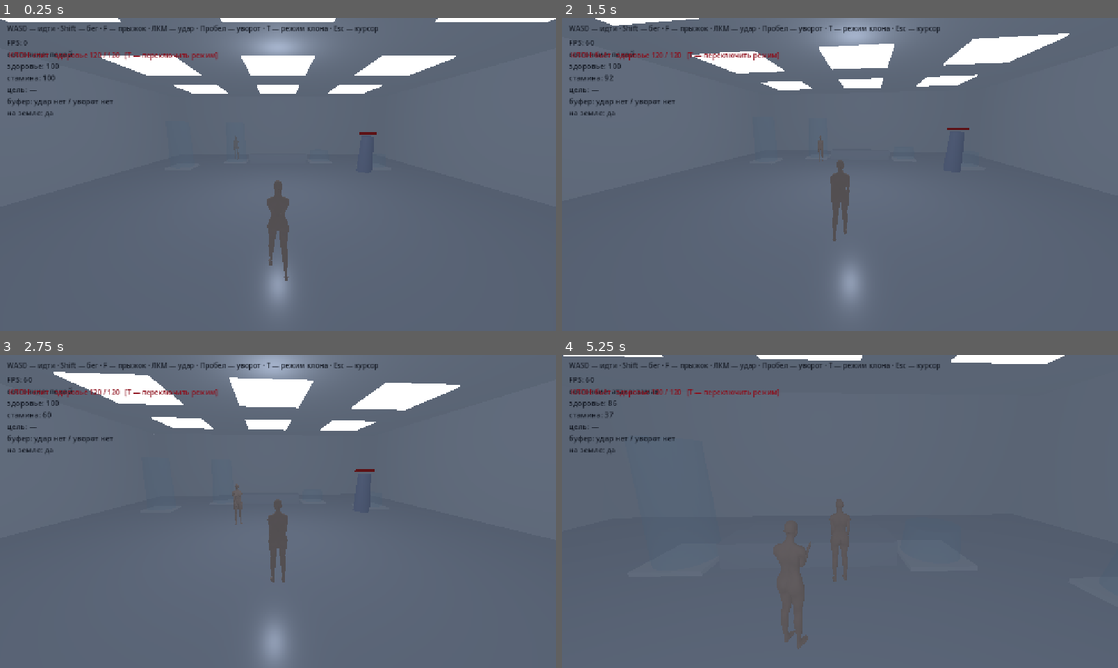
Above: before the commit, frames 1-4 (two rows, left to right).
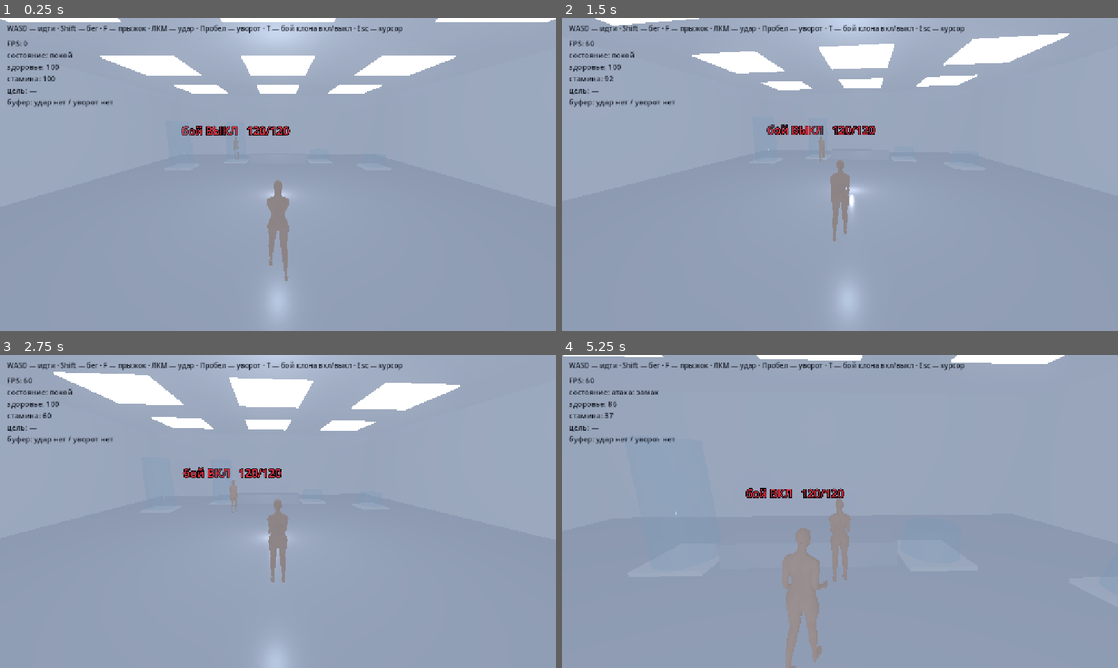
Above: after the commit, the same moments.

Repository: IAmStarhead/Project-Gene
Game: Godot game, scene res://scenes/main.tscn
The game is run twice, just before and just after one commit, with the same random seed, the same clock (stepped at 60 frames per second) and the same inputs.
Inputs (mouse positions are in pixels of both pictures, inside the frame that each line leads up to):
- Up to frame 1 (0.25 s): no input
- Up to frame 2 (1.5 s): move the mouse to (867, 174) at 0.52 s; press the mouse at (867, 174) at 0.53 s; hold W (move_forward) from 0.53 s (still down); tap F (jump) at 0.77 s; tap T (toggle_clone) at 0.8, 1.35 s; move the mouse to (812, 174) at 1.27 s; release the mouse at (812, 174) at 1.28 s
- Up to frame 3 (2.75 s): keep holding W (move_forward); tap F (jump) at 1.52 s; click (250, 511) at 1.55 s; move the mouse to (289, 505) at 2.02 s; press the mouse at (289, 505) at 2.03 s; tap T (toggle_clone) at 2.3 s
- Up to frame 4 (5.25 s): keep holding W (move_forward); move the mouse to (834, 517) at 2.77 s; release the mouse at (834, 517) at 2.78 s; tap Space (dodge) at 2.85 s; tap F (jump) at 3.02, 3.77, 4.52 s; click (834, 517) at 3.05 s; move the mouse to (878, 514) at 3.52 s; hold Shift (run) 3.53-4.28 s; tap T (toggle_clone) at 3.8, 4.35 s; move the mouse to (795, 508) at 4.27 s; click (795, 508) at 4.55 s; move the mouse to (845, 511) at 5.02 s; press the mouse at (845, 511) at 5.03 s

The runs differ from the first frame. In frame 1, 96% of the frame differs, in the area x 0-100%, y 0-100%; in frame 2, 96%; in frame 3, 95%; in frame 4, 99%.

Commit message:
Стойка живая, свет ярче с объёмом, клон вкл/выкл, столб убран
1) Руки. Локоть был 26° — руки висели вдоль тела. Стало 55°:
   проверено рендером, кисти на 0.20 м впереди бёдер. При 70° уже
   «боксёрская» стойка, для soulslike слишком агрессивно.

2) Свет v3. v2 дал объём, но получилось тускло: белая лаборатория
   должна быть яркой. Причина «плоскости» не в количестве света, а в
   РАВНОМЕРНОСТИ: когда заполняющий почти равен основному, тени
   исчезают. Теперь общая яркость выше, но разрыв больше:
   ambient 0.75 / sun 1.6 (с тенью) / заполняющий 0.35 / подхват
   снизу 0.20 + glow для свечения панелей.

3) Клон. Причина «бегает и не бьёт»: режимов было три (спит/следит/бьёт),
   и одно нажатие T переводило в «следит». Теперь режимов два, как и
   просили: бой ВЫКЛ / бой ВКЛ. Плюс подпись переехала из угла экрана
   (где наезжала на отладочный текст) на Label3D над головой клона.

4) Столб-заглушка убран из сцены: он был нужен, чтобы проверять удар до
   появления клона. Теперь есть клон, столб только мешает.

5) Из оверлея убрана строка «на земле» — место нужно для другого.

Co-authored-by: arena-agent <297053741+arena-agent@users.noreply.github.com>

Diff:
--- a/prototype/scenes/player.tscn
+++ b/prototype/scenes/player.tscn
@@ -35,7 +35,7 @@
 
 [node name="DebugLabel" type="Label" parent="UI"]
 offset_left = 16.0
-offset_top = 44.0
+offset_top = 46.0
 offset_right = 420.0
 offset_bottom = 190.0
 theme_override_colors/font_color = Color(0.08, 0.1, 0.14, 1)
--- a/prototype/scripts/build_scene.gd
+++ b/prototype/scripts/build_scene.gd
@@ -31,45 +31,63 @@
 
 
 func _make_light() -> void:
-	# Свет переделан 17.11. Проблема была не в яркости, а в том, что её
-	# слишком много сразу: ambient 1.15 + sun 1.5 + две лампы + тональная
-	# компрессия FILMIC. Кожа (её собственная яркость 0.77) уходила в белое,
-	# и на теле не оставалось ни одного теневого перехода — «зашакалено».
+	# Свет, версия 3. История правок:
+	#   v1: ambient 1.15 + sun 1.5 + 2 лампы + FILMIC — кожа уходила в белое,
+	#       «зашакалено», ни одного теневого перехода.
+	#   v2: ambient 0.45 + sun 1.0 + 1 лампа + LINEAR — объём появился, но
+	#       стало ТУСКЛО: белая лаборатория должна быть яркой.
+	#   v3 (это): ярко, но с контрастом.
 	#
-	# Теперь: мягкий рассеянный свет, один направленный с тенью, и снизу
-	# подхват, чтобы под подбородком не было чёрной дыры. Суммарная
-	# освещённость примерно втрое ниже прежней.
+	# Секрет в том, что яркость и «плоскость» — разные вещи. Плоско бывает
+	# не от большого света, а от РАВНОМЕРНОГО света: когда заполняющий свет
+	# почти равен основному, тени исчезают. Поэтому поднимаем общую яркость,
+	# но держим основной источник заметно сильнее заполняющего.
 	var env := WorldEnvironment.new()
 	var e := Environment.new()
 	e.background_mode = Environment.BG_COLOR
-	e.background_color = Color(0.62, 0.66, 0.72)
+	e.background_color = Color(0.78, 0.82, 0.88)
 	e.ambient_light_source = Environment.AMBIENT_SOURCE_COLOR
-	e.ambient_light_color = Color(0.55, 0.60, 0.68)
-	e.ambient_light_energy = 0.45
-	# LINEAR вместо FILMIC: без двойного сжатия яркости, цвета предсказуемее
+	e.ambient_light_color = Color(0.72, 0.77, 0.86)
+	e.ambient_light_energy = 0.75          # фон не чёрный, но и не «всё белое»
 	e.tonemap_mode = Environment.TONE_MAPPER_LINEAR
 	e.tonemap_exposure = 1.0
+	# мягкое свечение: белая лаборатория должна «дышать» светом
+	e.glow_enabled = true
+	e.glow_intensity = 0.35
+	e.glow_bloom = 0.06
+	e.glow_hdr_threshold = 1.1
 	env.environment = e
 	add_child(env)
 
-	# основной свет: жёстче и под углом, чтобы читался объём
+	# Основной свет. Резкий угол и тень — именно он даёт объём на теле.
+	# Разница с заполняющим должна быть ощутимой: 1.6 против 0.35.
 	var sun := DirectionalLight3D.new()
-	sun.rotation_degrees = Vector3(-48, -34, 0)
-	sun.light_color = Color(1.0, 0.97, 0.93)
-	sun.light_energy = 1.0
+	sun.rotation_degrees = Vector3(-52, -40, 0)
+	sun.light_color = Color(1.0, 0.99, 0.97)
+	sun.light_energy = 1.6
 	sun.shadow_enabled = true
 	sun.directional_shadow_max_distance = 30.0
-	sun.shadow_bias = 0.03
+	sun.shadow_bias = 0.02
+	sun.shadow_normal_bias = 1.0
 	add_child(sun)
 
-	# заполняющий свет сверху: мягкий, без тени — чтобы тени не были чёрными
+	# Заполняющий свет: только чтобы тени не были чёрными. Слабый намеренно.
 	var fill := OmniLight3D.new()
-	fill.position = Vector3(0, 4.2, 2.0)
-	fill.light_color = Color(0.85, 0.90, 1.0)
+	fill.position = Vector3(0.0, 4.0, 3.0)
+	fill.light_color = Color(0.88, 0.93, 1.0)
 	fill.light_energy = 0.35
-	fill.omni_range = 16.0
+	fill.omni_range = 18.0
 	fill.shadow_enabled = false
 	add_child(fill)
+
+	# Подхват снизу: белый пол отражает свет вверх, в лаборатории это заметно.
+	var bounce := OmniLight3D.new()
+	bounce.position = Vector3(0.0, 0.35, 2.0)
+	bounce.light_color = Color(0.95, 0.96, 1.0)
+	bounce.light_energy = 0.20
+	bounce.omni_range = 9.0
+	bounce.shadow_enabled = false
+	add_child(bounce)
 
 
 func _box(size: Vector3, pos: Vector3, mat: Material, parent: Node = self) -> MeshInstance3D:
--- a/prototype/scripts/character_anim.gd
+++ b/prototype/scripts/character_anim.gd
@@ -110,14 +110,18 @@
 	# модель встаёт «парализованной»: руки висят вдоль туловища как палки.
 	# Лёгкое покачивание в противофазе делает стойку живой.
 	_breathe(want, 1.0)
+	# Локоть 55, а не 26: при 26° руки висят почти вдоль тела и стойка
+	# читается как «парализованная». Проверено рендером: при 55 кисти
+	# оказываются на 0.20 м впереди бёдер, при 70 — уже как у боксёра,
+	# что для soulslike слишком агрессивно.
 	var idle_sway := sin(_clock * 1.15) * 2.2
-	want["upper_arm.L"] = Vector3(4.0 + idle_sway, 0.0, -11.0)
-	want["upper_arm.R"] = Vector3(4.0 - idle_sway, 0.0, 11.0)
-	want["forearm.L"] = Vector3(26.0, 0.0, 0.0)
-	want["forearm.R"] = Vector3(26.0, 0.0, 0.0)
+	want["upper_arm.L"] = Vector3(10.0 + idle_sway, 0.0, -9.0)
+	want["upper_arm.R"] = Vector3(10.0 - idle_sway, 0.0, 9.0)
+	want["forearm.L"] = Vector3(55.0, 0.0, 0.0)
+	want["forearm.R"] = Vector3(55.0, 0.0, 0.0)
 	# кисти чуть внутрь — чтобы руки не торчали в стороны
-	want["hand.L"] = Vector3(0.0, 0.0, 4.0)
-	want["hand.R"] = Vector3(0.0, 0.0, -4.0)
+	want["hand.L"] = Vector3(0.0, 0.0, 6.0)
+	want["hand.R"] = Vector3(0.0, 0.0, -6.0)
 
 	# ───────────────────────────────────────── шаг и бег
 	_phase = fmod(_phase + delta * (2.6 + 6.0 * w), TAU)
@@ -169,8 +173,8 @@
 	# руки: левая вперёд, когда правая нога впереди
 	want["upper_arm.L"] = Vector3(arm * s, 0.0, -5.0)
 	want["upper_arm.R"] = Vector3(-arm * s, 0.0, 5.0)
-	want["forearm.L"] = Vector3(28.0 + 12.0 * w, 0.0, 0.0)
-	want["forearm.R"] = Vector3(28.0 + 12.0 * w, 0.0, 0.0)
+	want["forearm.L"] = Vector3(45.0 + 14.0 * w, 0.0, 0.0)
+	want["forearm.R"] = Vector3(45.0 + 14.0 * w, 0.0, 0.0)
 
 	# корпус: наклон вперёд на бегу, легкое покачивание плеч
 	want["spine"] = Vector3(2.0 + 7.0 * w, 0.0, 0.0)
--- a/prototype/scripts/clone_enemy.gd
+++ b/prototype/scripts/clone_enemy.gd
@@ -19,17 +19,19 @@
 
 const T := preload("res://scripts/tuning.gd")
 
-enum Mode { SLEEP, FOLLOW, FIGHT }
+## Два режима, а не три: пользователь просил «включение и выключение боя».
+## Третий режим («следит, но не бьёт») на практике путал: непонятно, почему
+## противник подошёл и не атакует.
+enum Mode { OFF, ON }
 
 const MODE_NAMES := {
-	Mode.SLEEP: "спит",
-	Mode.FOLLOW: "следит",
-	Mode.FIGHT: "бьёт",
+	Mode.OFF: "бой ВЫКЛ",
+	Mode.ON: "бой ВКЛ",
 }
 
 @onready var character: Node3D = $Character
 
-var mode: int = Mode.SLEEP
+var mode: int = Mode.OFF
 
 var health: float = T.CLONE_HEALTH
 var _attack_time: float = -1.0
@@ -37,7 +39,7 @@
 var _recover: float = 0.0
 var _flash: float = 0.0
 var _player: Node3D
-var _label: Label
+var _label: Label3D
 
 
 func _ready() -> void:
@@ -48,23 +50,32 @@
 
 
 func _make_label() -> void:
-	# подпись над головой: режим и здоровье
-	var layer := CanvasLayer.new()
-	add_child(layer)
-	_label = Label.new()
-	_label.position = Vector2(20, 74)
-	_label.add_theme_color_override("font_color", Color(0.55, 0.05, 0.10))
-	_label.add_theme_font_size_override("font_size", 16)
-	layer.add_child(_label)
+	# Подпись — Label3D над головой, а не Label в CanvasLayer.
+	# Прошлый вариант рисовал текст в постоянной точке экрана (20, 74) и
+	# наезжал на отладочный текст героини: было непонятно, чей это статус.
+	# Теперь видно, к кому относится надпись, и она поворачивается к камере.
+	var l := Label3D.new()
+	l.billboard = BaseMaterial3D.BILLBOARD_ENABLED
+	l.no_depth_test = true
+	l.fixed_size = true
+	l.pixel_size = 0.0009
+	l.font_size = 64
+	l.outline_size = 20
+	l.modulate = Color(0.85, 0.18, 0.22)
+	l.outline_modulate = Color(0.06, 0.06, 0.08)
+	l.position = Vector3(0.0, 2.05, 0.0)
+	add_child(l)
+	_label = l
 
 
 ## Переключение режима: вызывается из main.gd по клавише T.
 func cycle_mode() -> void:
-	mode = (mode + 1) % 3
-	if mode == Mode.SLEEP:
+	mode = Mode.ON if mode == Mode.OFF else Mode.OFF
+	if mode == Mode.OFF:
 		velocity = Vector3.ZERO
 	_attack_time = -1.0
 	_recover = 0.0
+	_cooldown = 0.35      # короткая пауза, чтобы не бить в ту же секунду
 
 
 func mode_name() -> String:
@@ -83,11 +94,9 @@
 		velocity.y = 0.0
 
 	match mode:
-		Mode.SLEEP:
+		Mode.OFF:
 			_slow_down(delta, 18.0)
-		Mode.FOLLOW:
-			_move_toward_player(delta, T.CLONE_KEEP_DISTANCE + 0.8, T.CLONE_WALK)
-		Mode.FIGHT:
+		Mode.ON:
 			_fight(delta)
 
 	move_and_slide()
@@ -181,7 +190,7 @@
 
 func _face(delta: float) -> void:
 	var look := velocity
-	if mode == Mode.FIGHT and _attack_time >= 0.0:
+	if mode == Mode.ON and _attack_time >= 0.0:
 		look = _dir_to_player()
 	if look.length() < 0.05 and is_instance_valid(_player):
 		look = _dir_to_player()
@@ -193,19 +202,17 @@
 
 ## Получает урон от героини.
 func take_damage(amount: float, _from_dir: Vector3) -> void:
-	if mode == Mode.SLEEP:
-		return                      # спящего не бьют: он для тестов
+	if mode == Mode.OFF:
+		return                      # выключенного не бьют: он для тестов
 	health = maxf(0.0, health - amount)
 	_flash = 1.0
 	if health <= 0.0:
 		health = T.CLONE_HEALTH
 		global_position = Vector3(-3.0, 1.0, -6.0)
-		mode = Mode.SLEEP
+		mode = Mode.OFF
 
 
 func _update_label() -> void:
 	if _label == null:
 		return
-	_label.text = "КЛОН: %s   здоровье %.0f / %.0f   [T — переключить режим]" % [
-		mode_name(), health, T.CLONE_HEALTH,
-	]
+	_label.text = "%s   %.0f/%.0f" % [mode_name(), health, T.CLONE_HEALTH]
--- a/prototype/scripts/main.gd
+++ b/prototype/scripts/main.gd
@@ -4,7 +4,6 @@
 const T := preload("res://scripts/tuning.gd")
 const PlayerScene := preload("res://scenes/player.tscn")
 const CloneScene := preload("res://scenes/clone.tscn")
-const DummyScene := preload("res://scenes/dummy_target.tscn")
 const ROOM_SCENE := preload("res://scenes/room.tscn")
 
 var room: Node3D
@@ -27,13 +26,8 @@
 	clone.position = Vector3(-3.0, 1.0, -5.0)
 	add_child(clone)
 
-	# Столб оставлен рядом: на нём удобно проверять конус удара, не трогая клона.
-	var dummy := DummyScene.instantiate()
-	dummy.position = Vector3(5.0, 1.0, -2.0)
-	add_child(dummy)
-
 	_hint = Label.new()
-	_hint.text = "WASD — идти · Shift — бег · F — прыжок · ЛКМ — удар · Пробел — уворот · T — режим клона · Esc — курсор"
+	_hint.text = "WASD — идти · Shift — бег · F — прыжок · ЛКМ — удар · Пробел — уворот · T — бой клона вкл/выкл · Esc — курсор"
 	_hint.position = Vector2(16, 12)
 	_hint.add_theme_color_override("font_color", Color(0.1, 0.12, 0.16))
 	add_child(_hint)
--- a/prototype/scripts/player.gd
+++ b/prototype/scripts/player.gd
@@ -356,5 +356,4 @@
 		"стамина: %.0f" % stamina,
 		"цель: %s" % (_last_hit if not _last_hit.is_empty() else "—"),
 		"буфер: удар %s / уворот %s" % [buf_atk, buf_dg],
-		"на земле: %s" % ("да" if is_on_floor() else "нет"),
 	])
